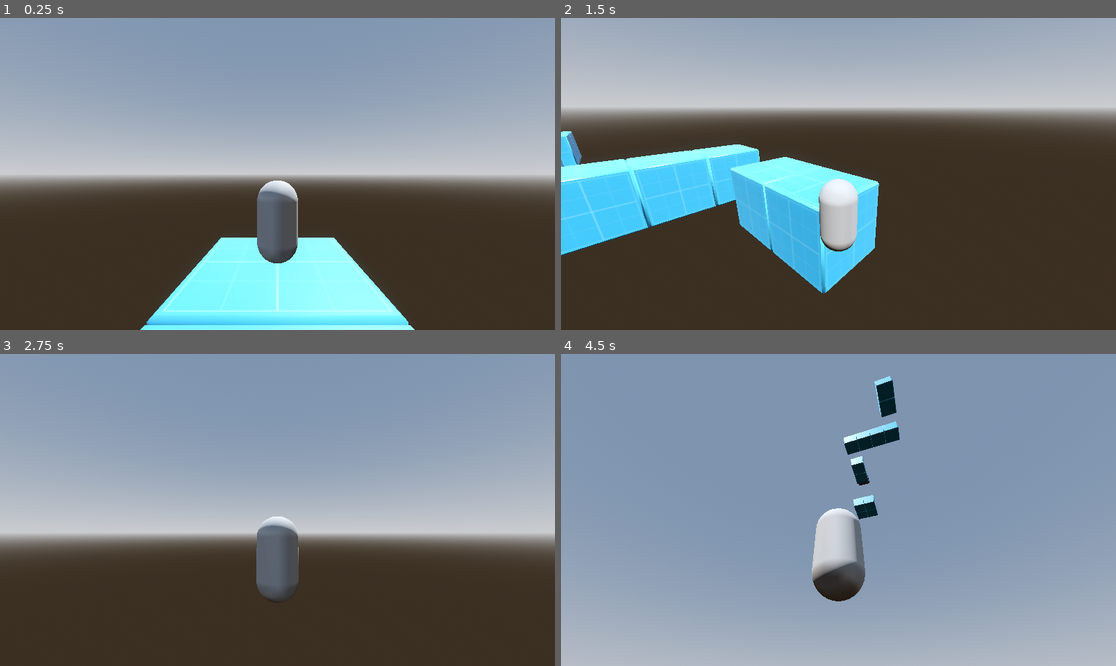
Above: before the commit, frames 1-4 (two rows, left to right).
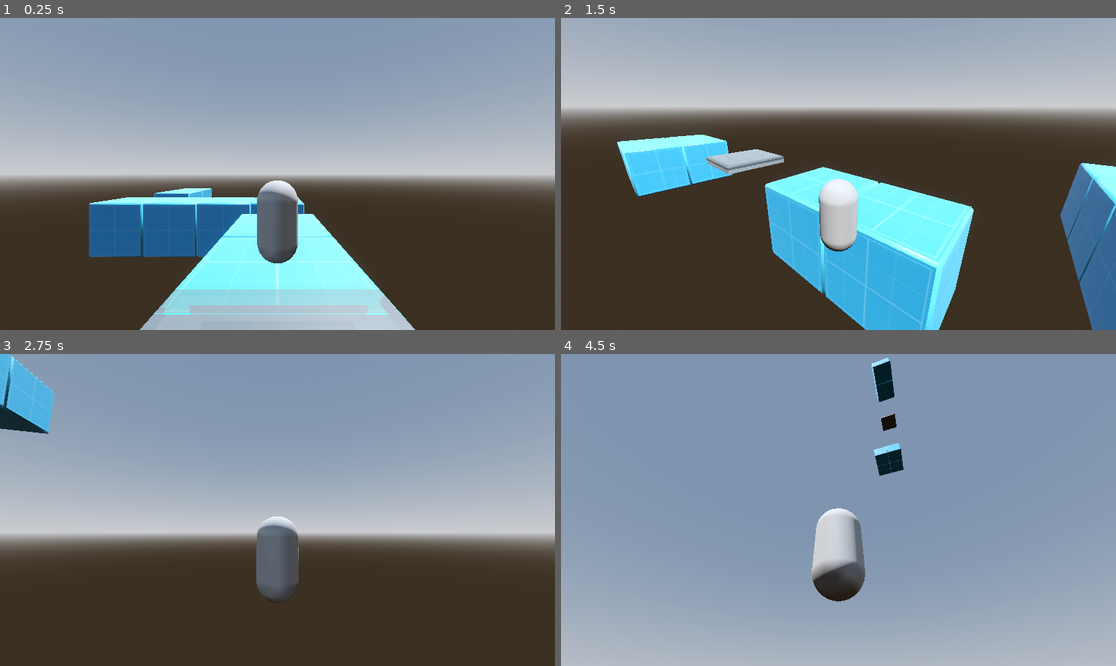
Above: after the commit, the same moments.

Repository: AbsoluteZer0527/My-first-3D-Godot-game
Game: Godot game, scene res://Scenes/game_scene.tscn
Two runs of this game, one before a commit and one after it. Both use one fixed random seed, a clock stepped at 60 frames per second and the inputs below.
Inputs (mouse positions are in pixels of both pictures, inside the frame that each line leads up to):
- Up to frame 1 (0.25 s): no input
- Up to frame 2 (1.5 s): tap Enter (ui_accept) at 0.5, 0.77 s; move the mouse to (866, 174) at 0.52 s; hold W (forward) 0.53-1.28 s; tap Tab at 0.6, 1.35 s; move the mouse to (727, 189) at 1.27 s; hold S (backward) from 1.28 s (still down)
- Up to frame 3 (2.75 s): tap Enter (ui_accept) at 1.52 s; move the mouse to (288, 503) at 2.02 s; release S (backward) at 2.03 s; hold W (forward) from 2.03 s (still down); tap Tab at 2.1 s
- Up to frame 4 (4.5 s): move the mouse to (810, 572) at 2.77 s; tap Tab at 2.85, 3.6, 4.35 s; tap Enter (ui_accept) at 3.02, 3.5, 3.77, 4.25 s; move the mouse to (877, 513) at 3.52 s; move the mouse to (672, 463) at 4.27 s; release W (forward) at 4.28 s; hold A (left) from 4.28 s (still down)

The runs differ from the first frame. In frame 1, 10% of the frame differs, in the area x 16-75%, y 54-100%; in frame 2, 23%, in the area x 0-100%, y 36-100%; in frame 3, 1.9%; in frame 4, 1.9%.

Commit message:
Creating Moving Platform using AnimationPlayer, player now able to reach the end

Diff:
--- a/First-3D/new-game-project/Scenes/game_scene.tscn
+++ b/First-3D/new-game-project/Scenes/game_scene.tscn
@@ -20,6 +20,44 @@
 [sub_resource type="BoxShape3D" id="BoxShape3D_fiftr"]
 size = Vector3(4, 1, 4)
 
+[sub_resource type="Animation" id="Animation_6h5vk"]
+resource_name = "moving"
+length = 3.0
+loop_mode = 2
+tracks/0/type = "value"
+tracks/0/imported = false
+tracks/0/enabled = true
+tracks/0/path = NodePath("Moving Platform:position")
+tracks/0/interp = 2
+tracks/0/loop_wrap = false
+tracks/0/keys = {
+"times": PackedFloat32Array(1.03, 2.04),
+"transitions": PackedFloat32Array(1, 1),
+"update": 0,
+"values": [Vector3(12, 3.5, 27.112), Vector3(12, 3.5, 40.112)]
+}
+
+[sub_resource type="Animation" id="Animation_fiftr"]
+length = 0.001
+tracks/0/type = "value"
+tracks/0/imported = false
+tracks/0/enabled = true
+tracks/0/path = NodePath("Moving Platform:position")
+tracks/0/interp = 1
+tracks/0/loop_wrap = true
+tracks/0/keys = {
+"times": PackedFloat32Array(0),
+"transitions": PackedFloat32Array(1),
+"update": 0,
+"values": [Vector3(12, 4, 38.111576)]
+}
+
+[sub_resource type="AnimationLibrary" id="AnimationLibrary_1ixah"]
+_data = {
+&"RESET": SubResource("Animation_fiftr"),
+&"moving": SubResource("Animation_6h5vk")
+}
+
 [node name="GameScene" type="Node3D"]
 
 [node name="WorldEnvironment" type="WorldEnvironment" parent="."]
@@ -31,7 +69,7 @@
 directional_shadow_max_distance = 1.0
 
 [node name="Player" parent="." instance=ExtResource("1_x87qo")]
-transform = Transform3D(1, 0, 0, 0, 1, 0, 0, 0, 1, 0, 5.233398, 0)
+transform = Transform3D(1, 0, 0, 0, 1, 0, 0, 0, 1, 12, 5.233398, 24)
 
 [node name="Node3D" type="Node3D" parent="."]
 
@@ -58,26 +96,30 @@
 [node name="Cube_Prototype_Large_A9" parent="Node3D" instance=ExtResource("2_b6fju")]
 transform = Transform3D(1, 0, 0, 0, 1, 0, 0, 0, 1, 12, 0, 24)
 
-[node name="Cube_Prototype_Large_A10" parent="Node3D" instance=ExtResource("2_b6fju")]
-transform = Transform3D(1, 0, 0, 0, 1, 0, 0, 0, 1, 12, 0, 38)
-
 [node name="Cube_Prototype_Large_A13" parent="Node3D" instance=ExtResource("2_b6fju")]
-transform = Transform3D(1, 0, 0, 0, 1, 0, 0, 0, 1, 12, 0, 42)
+transform = Transform3D(1, 0, 0, 0, 1, 0, 0, 0, 1, 12, 0, 47)
 
 [node name="Cube_Prototype_Large_A11" parent="Node3D" instance=ExtResource("2_b6fju")]
-transform = Transform3D(1, 0, 0, 0, 1, 0, 0, 0, 1, 12, 0, 38)
+transform = Transform3D(1, 0, 0, 0, 1, 0, 0, 0, 1, 12, 0, 43)
 
 [node name="Cube_Prototype_Large_A14" parent="Node3D" instance=ExtResource("2_b6fju")]
-transform = Transform3D(1, 0, 0, 0, 1, 0, 0, 0, 1, 16, 0, 42)
+transform = Transform3D(1, 0, 0, 0, 1, 0, 0, 0, 1, 16, 0, 47)
 
 [node name="Cube_Prototype_Large_A12" parent="Node3D" instance=ExtResource("2_b6fju")]
-transform = Transform3D(1, 0, 0, 0, 1, 0, 0, 0, 1, 16, 0, 38)
+transform = Transform3D(1, 0, 0, 0, 1, 0, 0, 0, 1, 16, 0, 43)
 
-[node name="AnimatableBody3D" type="AnimatableBody3D" parent="."]
-transform = Transform3D(1, 0, 0, 0, 1, 0, 0, 0, 1, 12, 4, 28)
+[node name="Moving Platform" type="AnimatableBody3D" parent="."]
+transform = Transform3D(1, 0, 0, 0, 1, 0, 0, 0, 1, 12, 4, 38.111576)
 metadata/_edit_group_ = true
 
-[node name="Floor2" parent="AnimatableBody3D" instance=ExtResource("3_6h5vk")]
+[node name="Floor2" parent="Moving Platform" instance=ExtResource("3_6h5vk")]
 
-[node name="CollisionShape3D" type="CollisionShape3D" parent="AnimatableBody3D"]
+[node name="CollisionShape3D" type="CollisionShape3D" parent="Moving Platform"]
 shape = SubResource("BoxShape3D_fiftr")
+
+[node name="AnimationPlayer" type="AnimationPlayer" parent="Moving Platform"]
+root_node = NodePath("../..")
+libraries = {
+&"": SubResource("AnimationLibrary_1ixah")
+}
+autoplay = "moving"
Not shown: 1 places in First-3D/new-game-project/Scenes/game_scene.tscn that only renumber resources
